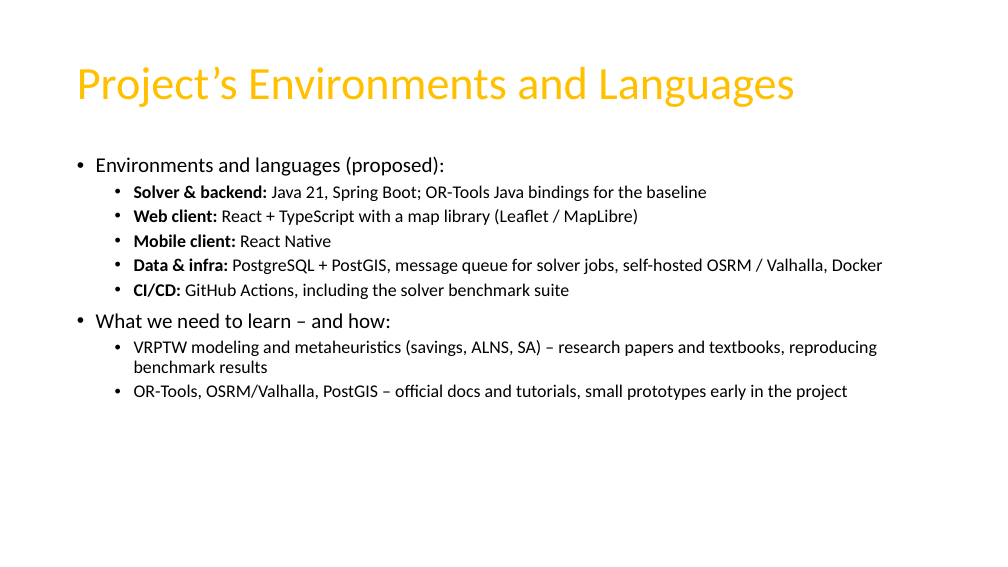
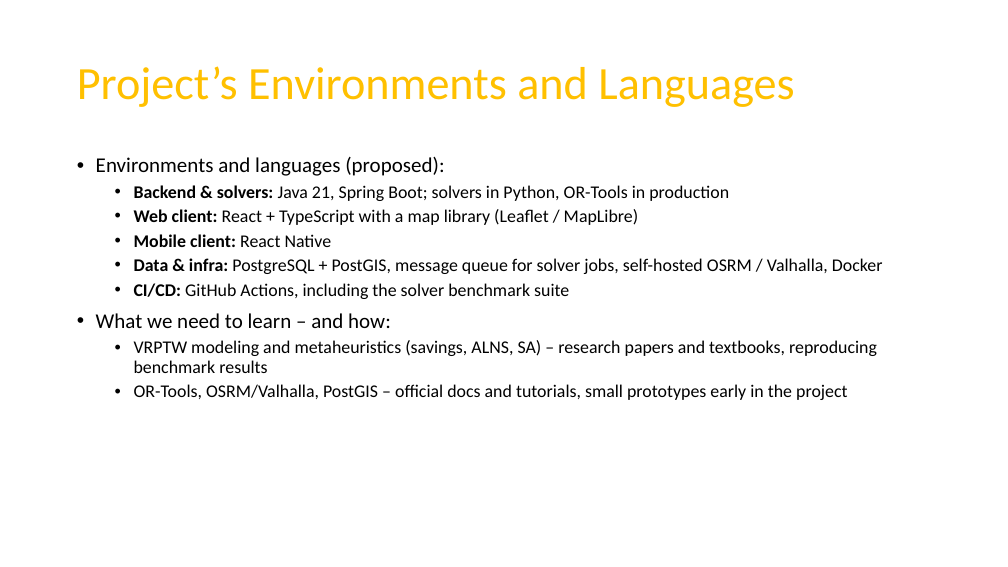
Before and after one commit to NaimElijah/DispatchFlow, a slide deck: slide 10 of docs/presentation/DispatchFlow_Presentation.pptx. Drawn at 1008x567 pixels with LibreOffice and Linux fonts; fonts in the diff are those of the drawing. Boxes give left, top, right and bottom in pixels: in the first picture for what was removed or moved away, otherwise in the second. Text is boxed around its words. In the diff, an @@ line names an element or a change of style, - is before the commit and + after.

Commit message:
docs(solver): adopt OR-Tools first and a research solver track
The initial deck used OR-Tools only as a benchmark baseline and
scheduled our own solver before the platform, so the product, the
demo and the pilot depended on the least predictable component.
Align every planning doc on the agreed strategy instead.

- ADR-004: every solver behind one Solver port in the optimization
  service, chosen by name and judged by the shared validator and
  objective. A failing solver raises one typed error, with no
  fallback to another solver.
- ADR-005: OR-Tools runs the product (Phase 1). Our Clarke-Wright +
  ALNS solver is a measured research track aimed at re-optimization
  (Phase 2), with a benchmark protocol fixed in advance and a
  deterministic CI regression gate.
- Requirements: revise FR-20, FR-42, FR-43 and FR-46; add FR-51
  (PyVRP reference), the NFR-24/NFR-25 solver research targets and
  two non-goals; open Q-29/Q-30 for the values still to be agreed
  with the advisor; fix the source links.
- Implementation plan (.md and .txt) and deck slides 5, 6, 8 and
  10-12 follow the same strategy and timeline.

Refs: ADR-004, ADR-005

```diff
--- a/docs/presentation/DispatchFlow_Presentation.pptx
+++ b/docs/presentation/DispatchFlow_Presentation.pptx
@@ text at bbox=[134, 185, 729, 201]: text changed @@
-  • Solver & backend: Java 21, Spring Boot; OR-Tools Java bindings for the baseline
+  • Backend & solvers: Java 21, Spring Boot; solvers in Python, OR-Tools in production
```
Also in this commit, not shown: 5 other slides changed, 6 other files.
